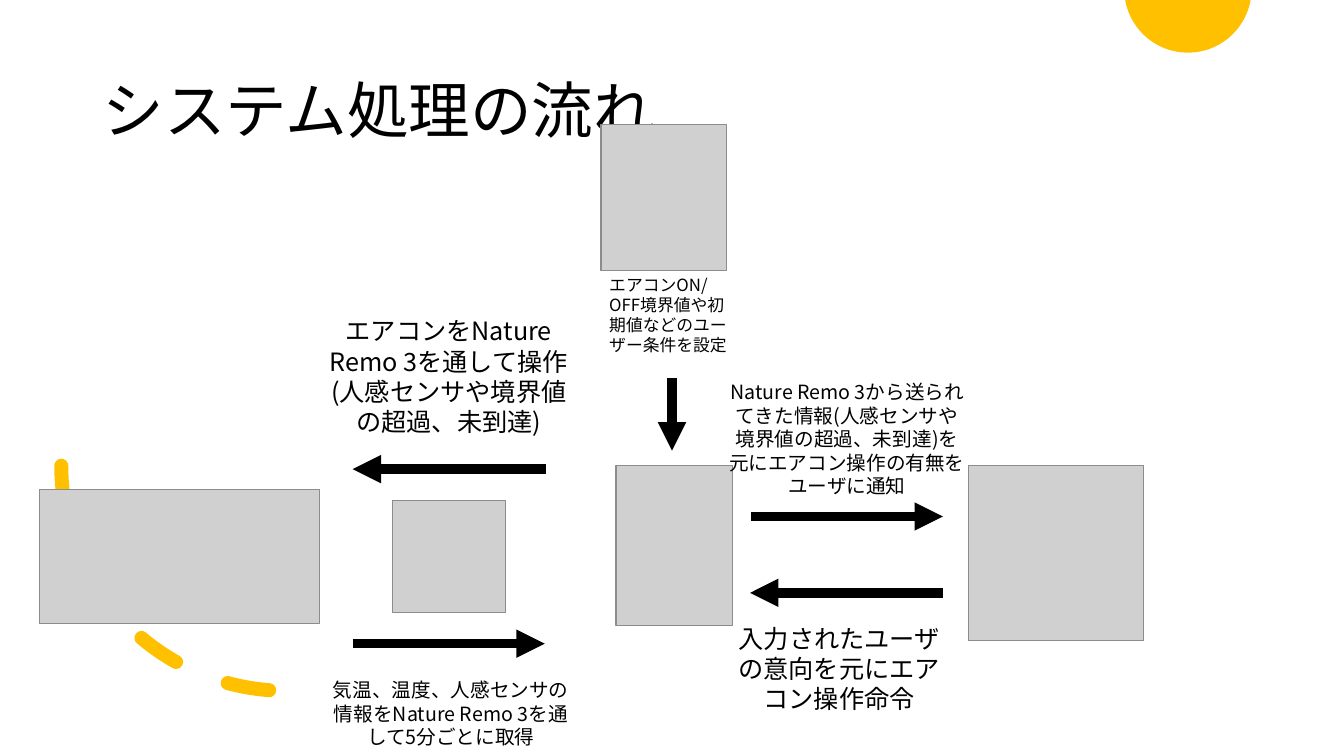
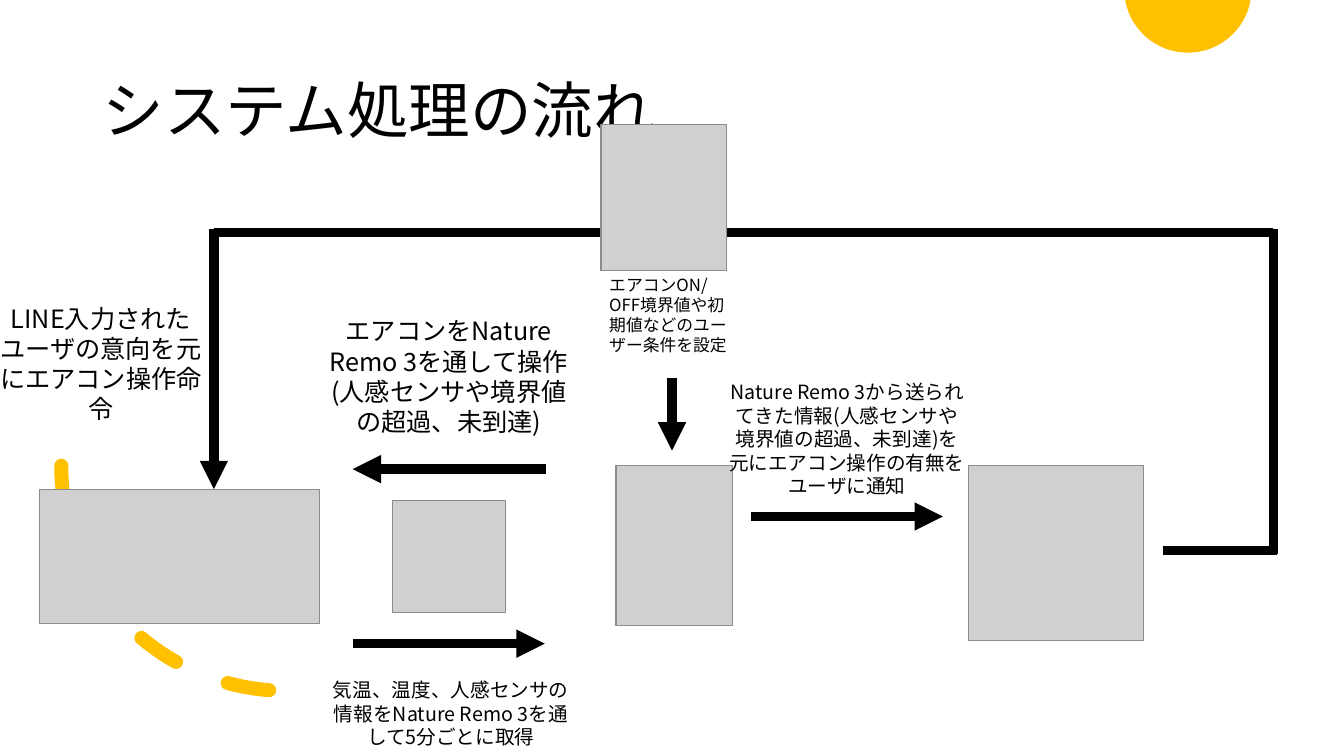
Before and after one commit to RUSAEXP12024/group12, a slide deck: slide 8 of 中間発表資料 グループ12.pptx. Drawn at 1344x756 pixels with LibreOffice and Linux fonts; fonts in the diff are those of the drawing; grey boxes stand for pictures. Boxes give left, top, right and bottom in pixels: in the first picture for what was removed or moved away, otherwise in the second. Text is boxed around its words. In the diff, an @@ line names an element or a change of style, - is before the commit and + after.

Commit message:
中間発表資料を修正

```diff
--- a/中間発表資料 グループ12.pptx
+++ b/中間発表資料 グループ12.pptx
@@ line added from (214, 232) to (1273, 232), #000000 6.75 pt @@
@@ arrow added from (214, 229) to (214, 489), #000000 6.75 pt @@
@@ line added from (1273, 555) to (1273, 229), #000000 6.75 pt @@
@@ text added at [0, 298, 213, 431], 18 pt, text #000000 @@
+LINE入力されたユーザの意向を元にエアコン操作命令
@@ line added from (1164, 551) to (1277, 551), #000000 6.75 pt @@
@@ arrow removed from (944, 593) to (750, 593) @@
@@ text removed at [738, 627, 940, 710] @@
-入力されたユーザの意向を元にエアコン操作命令
```
